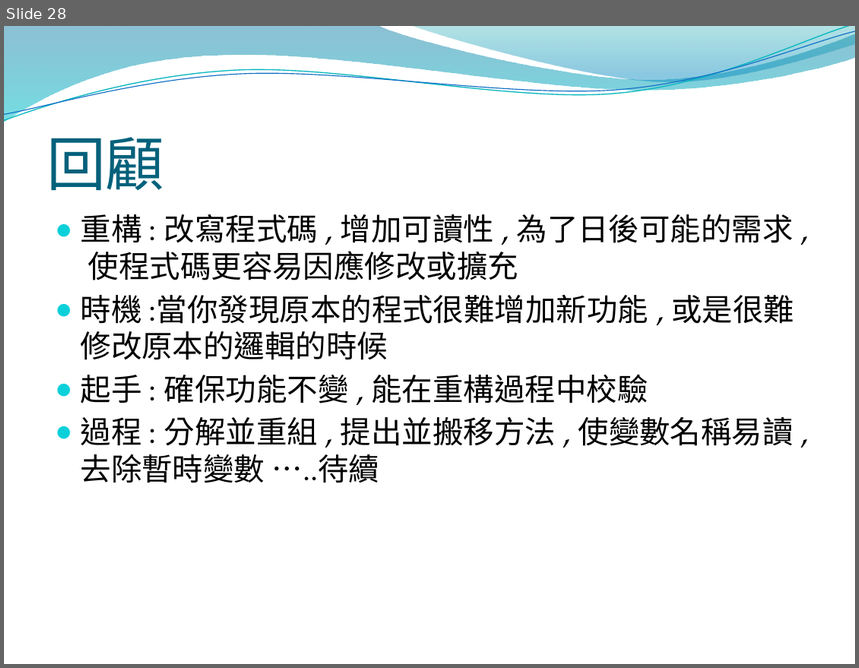
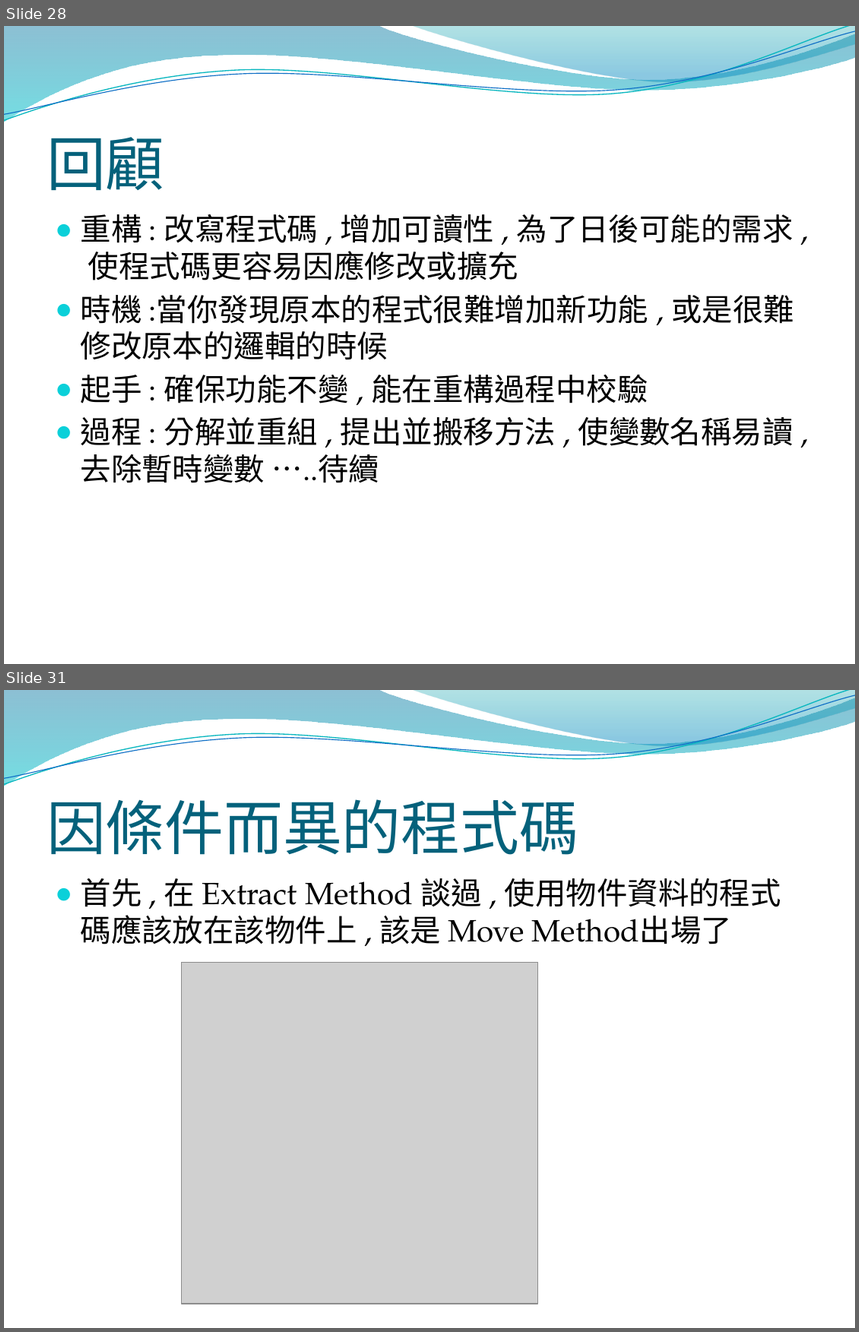
Before and after one commit to DavidLai0927/Assignment, a slide deck: Refactoring/Refactoring 0~1.3.pptx. Shown one above the other, each under a label of ours: slide 28 before the commit, slides 28 and 31 after it; the slides between them are not shown. The pictures are 859x668 and 859x1332 pixels, drawn with LibreOffice and Linux fonts; fonts in the diff are those of the drawing; grey boxes stand for pictures; background and template pictures are left out. Boxes give left, top, right and bottom in pixels: in the first picture for what was removed or moved away, otherwise in the second. Text is boxed around its words. In the diff, an @@ line names an element or a change of style, - is before the commit and + after.

```diff
--- a/Refactoring/Refactoring 0~1.3.pptx
+++ b/Refactoring/Refactoring 0~1.3.pptx
@@ slide 31 added at [4,690,855,1328], background picture (left out); not listed: 4 template elements that a slide beside it also shows @@
@@ title added at [47,799,579,855], 50 pt, text #04617B @@
+因條件而異的程式碼
@@ text added at [81,878,781,945], 26 pt, text #000000 @@
+● 首先 , 在 Extract Method 談過 , 使用物件資料的程式碼應該放在該物件上 , 該是 Move Method出場了
@@ picture added at [182,962,538,1305] @@
```
Also in this commit, not shown: 2 slides changed, 15 other slides added.
